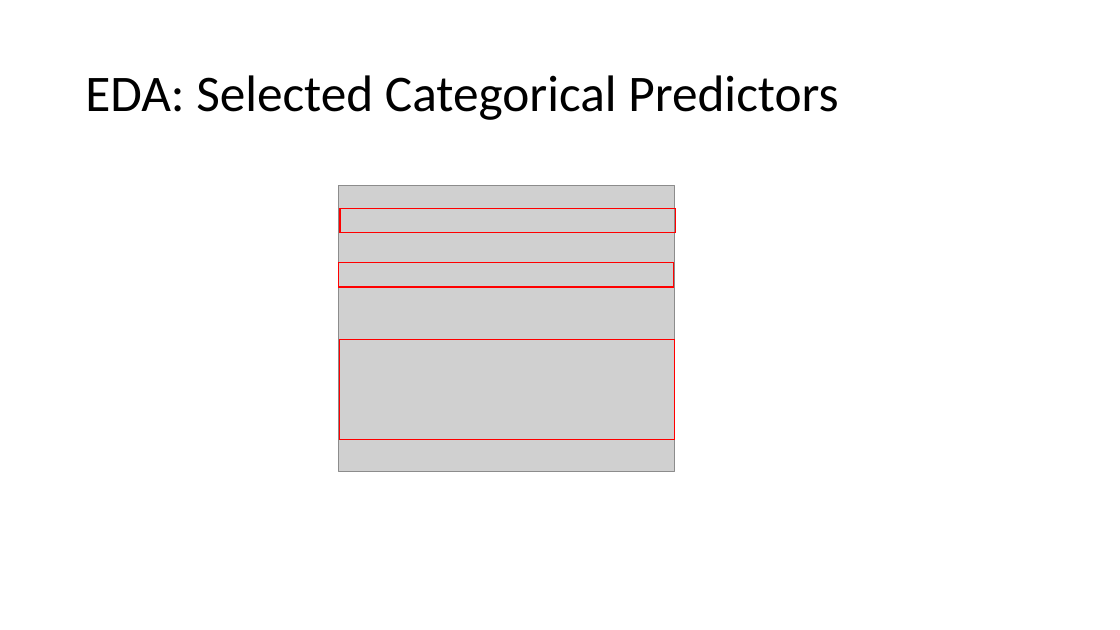
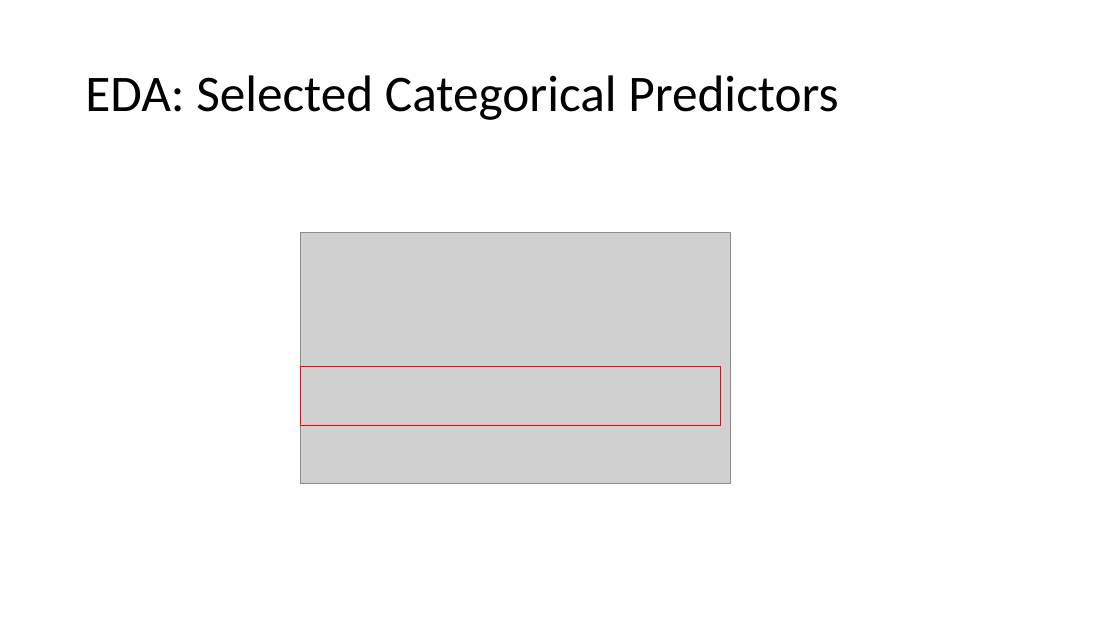
Before and after one commit to junkang85/DSI-Project-2, a slide deck: slide 6 of DSI Project_2.pptx. Drawn at 1120x630 pixels with LibreOffice and Linux fonts; fonts in the diff are those of the drawing; grey boxes stand for pictures. Boxes give left, top, right and bottom in pixels: in the first picture for what was removed or moved away, otherwise in the second. Text is boxed around its words. In the diff, an @@ line names an element or a change of style, - is before the commit and + after.

Commit message:
Second submission

```diff
--- a/DSI Project_2.pptx
+++ b/DSI Project_2.pptx
@@ rectangle removed at box(340, 208, 676, 233) @@
@@ picture: place and size @@
-picture at box(339, 185, 675, 471)
+picture at box(301, 233, 731, 484)
@@ rectangle removed at box(339, 263, 674, 287) @@
@@ rectangle: place and size @@
-rectangle at box(339, 339, 675, 439)
+rectangle at box(301, 366, 722, 426)
```
